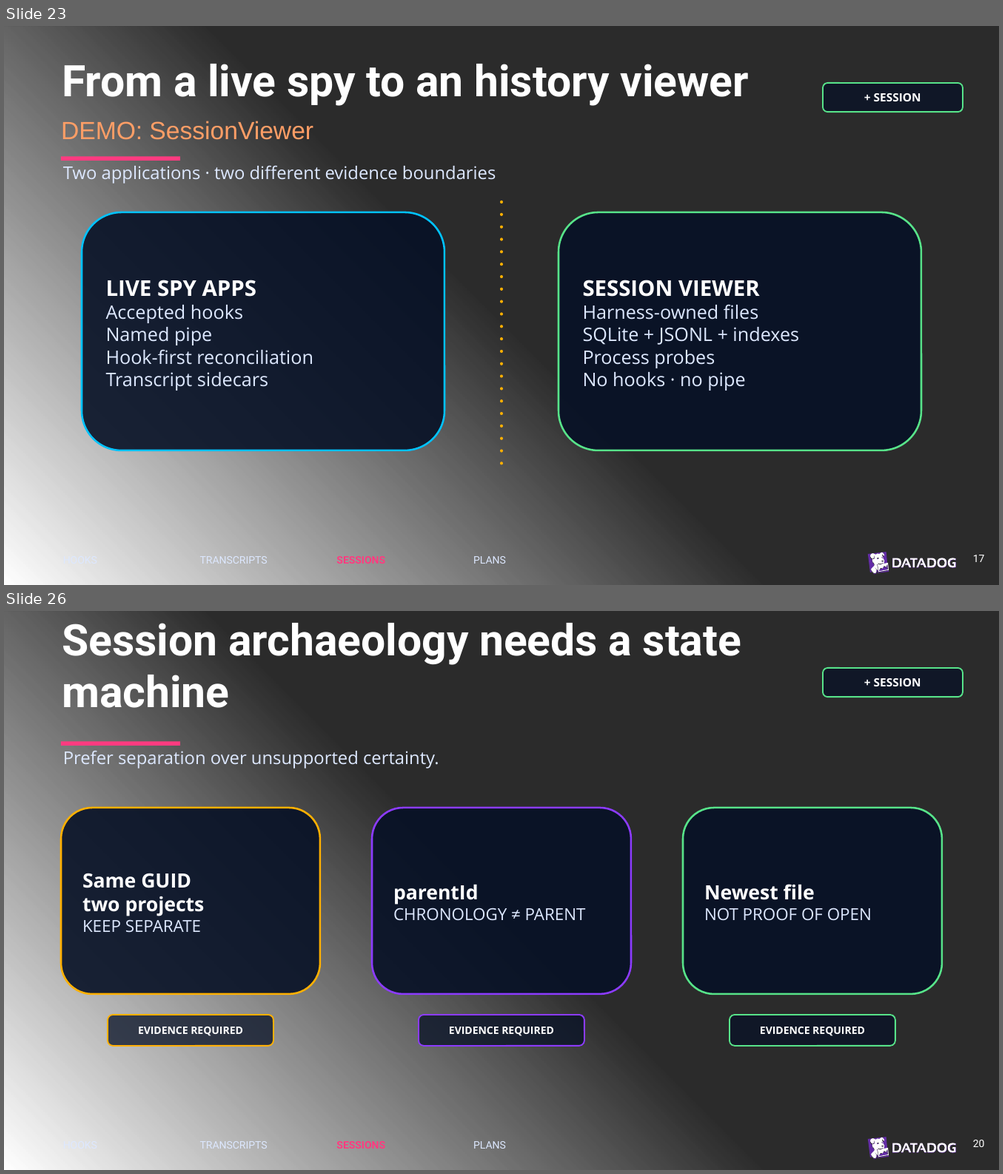
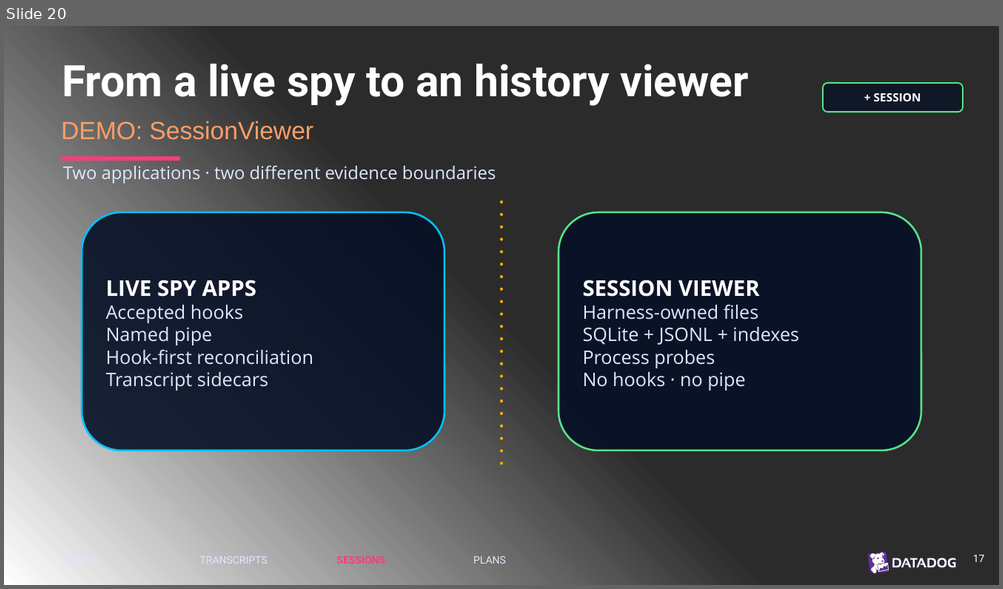
Before and after one commit to chrisnas/TechoramaNetherland2026, a slide deck: Harness Spy/Slides/HarnessSpy.pptx. Shown one above the other, each under a label of ours: slides 23 and 26 before the commit, slide 20 after it; the slides between them are not shown. The pictures are 1003x1174 and 1003x589 pixels, drawn with LibreOffice and Linux fonts; fonts in the diff are those of the drawing; background and template pictures are left out; a plain dark background stands for a picture behind light text. Boxes give left, top, right and bottom in pixels: in the first picture for what was removed or moved away, otherwise in the second. Text is boxed around its words. In the diff, an @@ line names an element or a change of style, - is before the commit and + after.

```diff
--- a/Harness Spy/Slides/HarnessSpy.pptx
+++ b/Harness Spy/Slides/HarnessSpy.pptx
@@ slide 26 removed at (4,611,999,1170), background picture (left out); not listed: 3 template elements that a slide beside it also shows @@
@@ text removed at (62,623,741,708) @@
-Session archaeology needs a state machine
@@ rounded rectangle removed at (822,668,963,697) @@
-+ SESSION
@@ rectangle removed at (61,741,180,746) @@
@@ text removed at (63,751,439,769) @@
-Prefer separation over unsupported certainty.
@@ rounded rectangle removed at (61,808,319,994) @@
-Same GUID
-two projects
-KEEP SEPARATE
@@ rounded rectangle removed at (372,808,631,994) @@
-parentId
-CHRONOLOGY ≠ PARENT
@@ rounded rectangle removed at (683,808,942,994) @@
-Newest file
-NOT PROOF OF OPEN
@@ rounded rectangle removed at (108,1015,273,1047) @@
-EVIDENCE REQUIRED
@@ rounded rectangle removed at (419,1015,584,1047) @@
-EVIDENCE REQUIRED
@@ rounded rectangle removed at (729,1015,895,1047) @@
-EVIDENCE REQUIRED
@@ text removed at (61,1138,191,1153) @@
-HOOKS
@@ text removed at (200,1142,267,1149) @@
-TRANSCRIPTS
@@ text removed at (336,1142,385,1149) @@
-SESSIONS
@@ text removed at (473,1142,506,1149) @@
-PLANS
@@ text removed at (973,1140,984,1147) @@
-20
@@ what was slide 23 is now slide 20 @@
```
Also in this commit, not shown: 4 slides changed, 6 slides added, 12 other slides removed.
